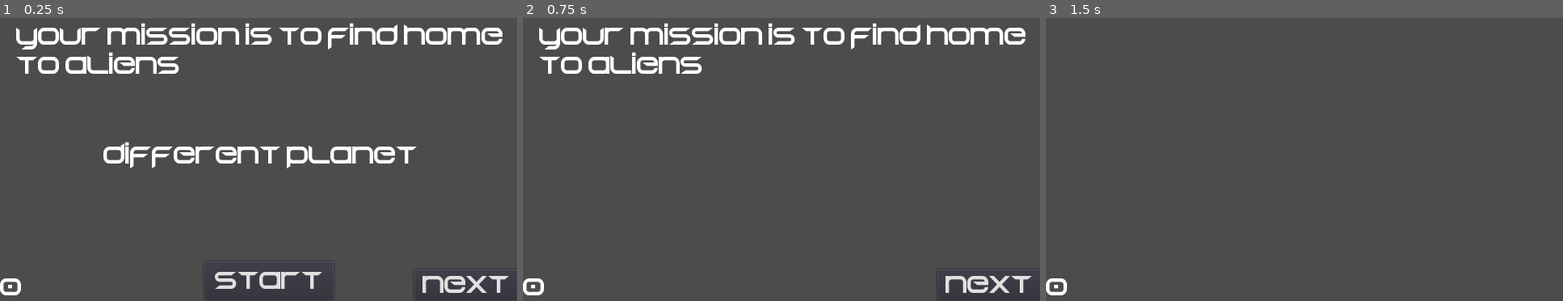
Above: before the commit, frames 1-3 (left to right).
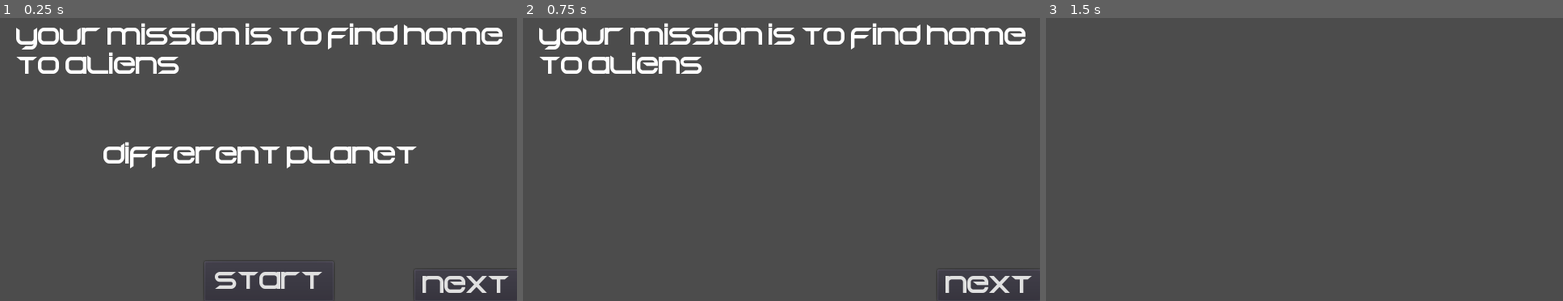
Above: after the commit, the same moments.

Repository: RyanHerb/-jubilant-octo-robot
Game: Godot game, scene res://HUD.tscn
Two runs of this game, one before a commit and one after it. Both use one fixed random seed, a clock stepped at 60 frames per second and the inputs below. This scene is started directly instead of the project's main scene.
Inputs:
- Up to frame 1 (0.25 s): no input
- Up to frame 2 (0.75 s): click "start" at 0.5 s
- Up to frame 3 (1.5 s): click "next" at 1.25 s

The runs differ from the first frame. In frame 1, 0.2% of the frame differs, in the area x 0-5%, y 92-98%; in frame 2, 0.2%; in frame 3, 0.2%.

Commit message:
Lien Main-Bureau

Diff:
--- /dev/null
+++ b/Bureau.tscn
@@ -0,0 +1,68 @@
+[gd_scene load_steps=7 format=2]
+
+[ext_resource path="res://assets/Begok v15_2015___free.ttf" type="DynamicFontData" id=1]
+[ext_resource path="res://Bureau.gd" type="Script" id=2]
+
+[sub_resource type="DynamicFont" id=2]
+font_data = ExtResource( 1 )
+
+[sub_resource type="DynamicFont" id=1]
+font_data = ExtResource( 1 )
+
+[sub_resource type="DynamicFont" id=3]
+size = 20
+font_data = ExtResource( 1 )
+
+[sub_resource type="DynamicFont" id=4]
+size = 20
+font_data = ExtResource( 1 )
+
+[node name="Bureau" type="Node2D"]
+script = ExtResource( 2 )
+
+[node name="RecapMission" type="Label" parent="."]
+margin_left = 513.0
+margin_top = 46.0
+margin_right = 631.0
+margin_bottom = 127.0
+custom_fonts/font = SubResource( 2 )
+text = "temp :
+gaz :"
+__meta__ = {
+"_edit_use_anchors_": false
+}
+
+[node name="AffichMissionButton" type="Button" parent="."]
+anchor_left = 1.0
+anchor_top = 0.5
+anchor_right = 1.0
+anchor_bottom = 0.5
+margin_left = 523.0
+margin_top = 141.0
+margin_right = 599.0
+margin_bottom = 165.0
+custom_fonts/font = SubResource( 1 )
+text = "show"
+__meta__ = {
+"_edit_group_": true,
+"_edit_use_anchors_": false
+}
+
+[node name="Money" type="Label" parent="."]
+margin_left = 18.0
+margin_top = 337.0
+margin_right = 58.0
+margin_bottom = 359.0
+custom_fonts/font = SubResource( 3 )
+text = "0"
+__meta__ = {
+"_edit_use_anchors_": false
+}
+
+[node name="Prestige" type="Label" parent="."]
+margin_left = 110.0
+margin_top = 338.0
+margin_right = 150.0
+margin_bottom = 360.0
+custom_fonts/font = SubResource( 4 )
+text = "0"
--- a/HUD.gd
+++ b/HUD.gd
@@ -20,8 +20,8 @@
 	$Titre.show()
 	$StartButton.show()
 	$Lore.hide()
-	$Money.hide()
 	$NextLoreButton.hide()
+
 
 func _on_Start_pressed():
 	$Titre.hide()
--- a/HUD.tscn
+++ b/HUD.tscn
@@ -9,18 +9,6 @@
 
 [node name="CanvasLayer" type="CanvasLayer"]
 script = ExtResource( 2 )
-
-[node name="Money" type="Label" parent="."]
-anchor_top = 1.0
-anchor_bottom = 1.0
-margin_top = -33.0
-margin_right = 40.0
-custom_fonts/font = SubResource( 1 )
-text = "0"
-__meta__ = {
-"_edit_group_": true,
-"_edit_use_anchors_": false
-}
 
 [node name="StartButton" type="Button" parent="."]
 anchor_left = 0.5
--- a/Main.gd
+++ b/Main.gd
@@ -9,6 +9,7 @@
 # Called when the node enters the scene tree for the first time.
 func _ready():
 	$HUD.new_game()
+	$Bureau.hide()
 
 
 
@@ -16,3 +17,7 @@
 # Called every frame. 'delta' is the elapsed time since the previous frame.
 #func _process(delta):
 #	pass
+
+
+func _on_HUD_start_game():
+	$Bureau.start_game()
--- a/Main.tscn
+++ b/Main.tscn
@@ -1,9 +1,13 @@
-[gd_scene load_steps=3 format=2]
+[gd_scene load_steps=4 format=2]
 
 [ext_resource path="res://Main.gd" type="Script" id=1]
 [ext_resource path="res://HUD.tscn" type="PackedScene" id=2]
+[ext_resource path="res://Bureau.tscn" type="PackedScene" id=3]
 
 [node name="Main" type="Node"]
 script = ExtResource( 1 )
 
 [node name="HUD" parent="." instance=ExtResource( 2 )]
+
+[node name="Bureau" parent="." instance=ExtResource( 3 )]
+[connection signal="start_game" from="HUD" to="." method="_on_HUD_start_game"]
